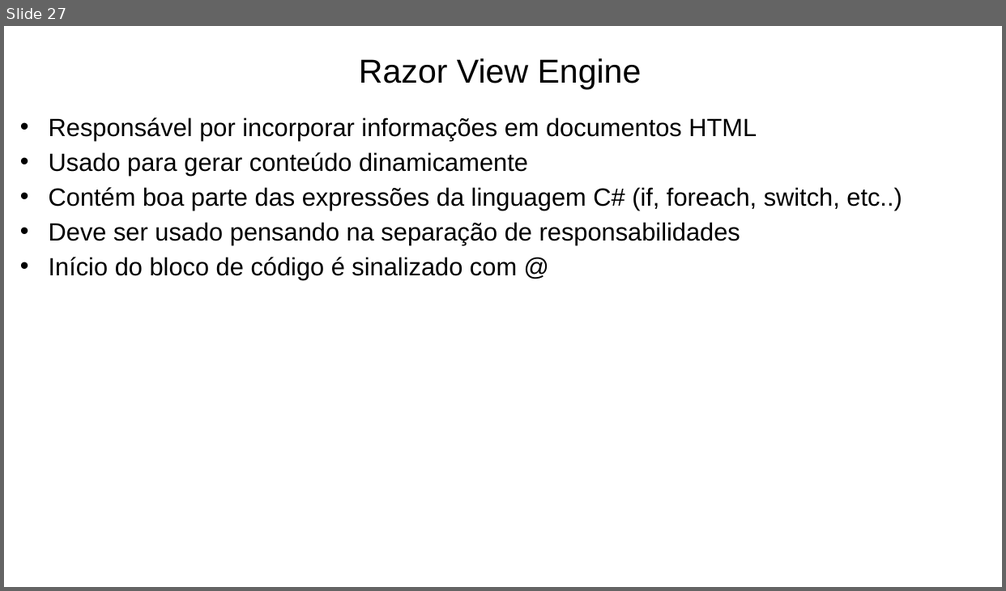
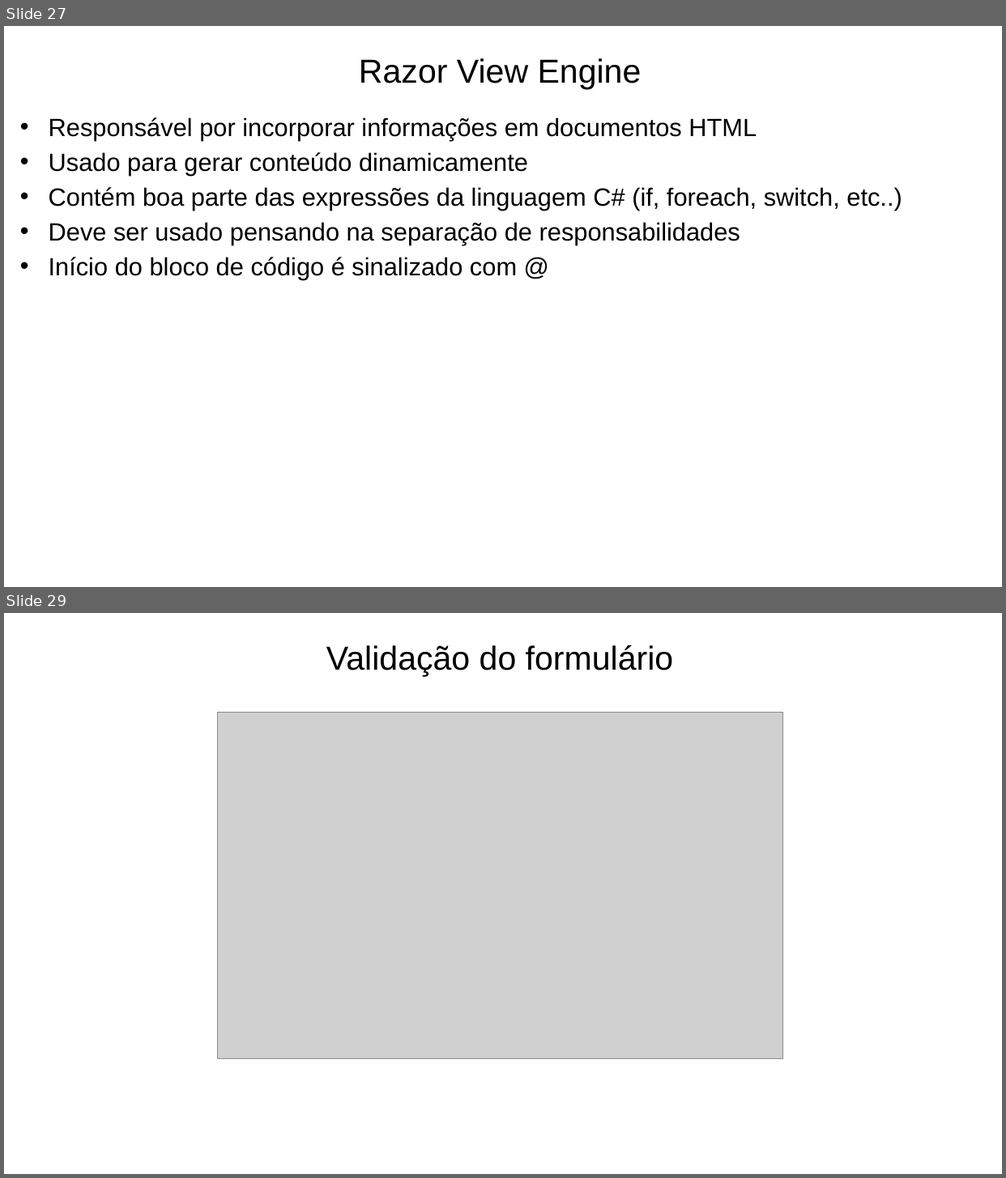
Before and after one commit to prodest/workshop-aspnet-core-mvc, a slide deck: workshop-aspnet-core-mvc.pptx. Shown one above the other, each under a label of ours: slide 27 before the commit, slides 27 and 29 after it; the slides between them are not shown. The pictures are 1006x591 and 1006x1178 pixels, drawn with LibreOffice and Linux fonts; fonts in the diff are those of the drawing; grey boxes stand for pictures; background and template pictures are left out. Boxes give left, top, right and bottom in pixels: in the first picture for what was removed or moved away, otherwise in the second. Text is boxed around its words. In the diff, an @@ line names an element or a change of style, - is before the commit and + after.

```diff
--- a/workshop-aspnet-core-mvc.pptx
+++ b/workshop-aspnet-core-mvc.pptx
@@ slide 29 added at (x1=4, y1=613, x2=1002, y2=1174), background #FFFFFF @@
@@ text added at (x1=326, y1=645, x2=674, y2=676), 32 pt, text #000000 @@
+Validação do formulário
@@ picture added at (x1=217, y1=712, x2=783, y2=1059) @@
```
Also in this commit, not shown: 1 slide changed, 5 other slides added, 11 other files.
